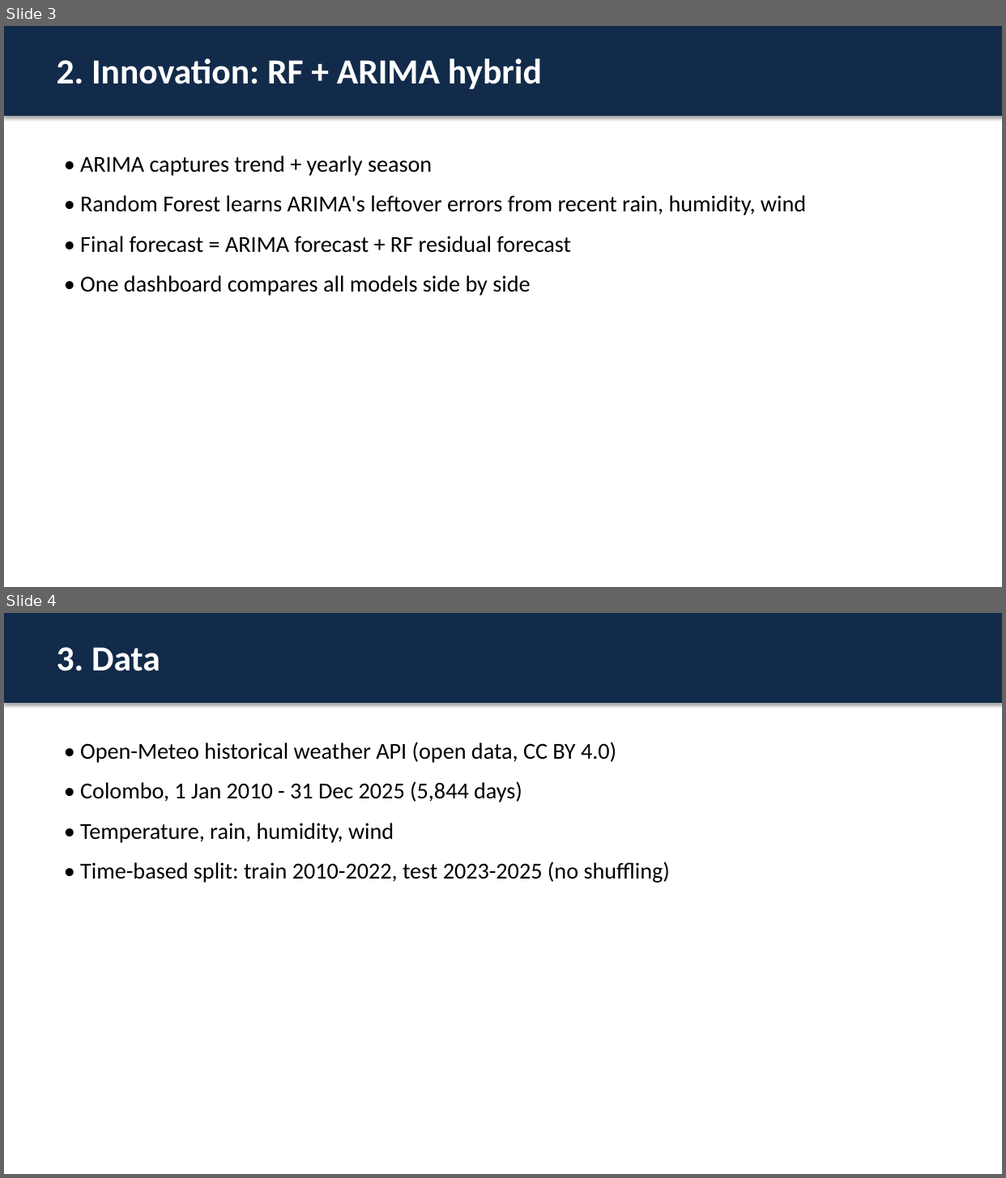
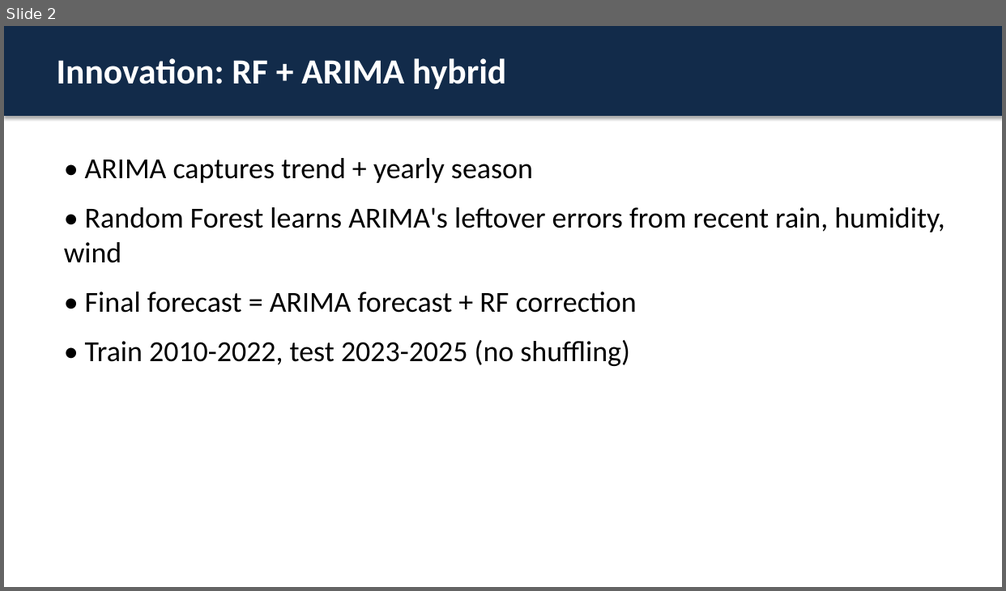
Before and after one commit to Dimashi2002/ensemble-learning-dashboard-lk, a slide deck: slides/Presentation.pptx. Shown one above the other, each under a label of ours: slides 3 and 4 before the commit, slide 2 after it. The pictures are 1006x1178 and 1006x591 pixels, drawn with LibreOffice and Linux fonts; fonts in the diff are those of the drawing. Boxes give left, top, right and bottom in pixels: in the first picture for what was removed or moved away, otherwise in the second. Text is boxed around its words. In the diff, an @@ line names an element or a change of style, - is before the commit and + after.

```diff
--- a/slides/Presentation.pptx
+++ b/slides/Presentation.pptx
@@ slide 4 removed at [4,613,1002,1174], background #FFFFFF @@
@@ rectangle removed at [4,613,1002,703] @@
@@ text removed at [57,647,160,671] @@
-3. Data
@@ text removed at [80,742,670,883] @@
-• Open-Meteo historical weather API (open data, CC BY 4.0)
-• Colombo, 1 Jan 2010 - 31 Dec 2025 (5,844 days)
-• Temperature, rain, humidity, wind
-• Time-based split: train 2010-2022, test 2023-2025 (no shuffling)
@@ what was slide 3 is now slide 2 @@
@@ slide 2 changed as well @@
@@ text at [57,58,506,89]: text changed @@
-2. Innovation: RF + ARIMA hybrid
+Innovation: RF + ARIMA hybrid
@@ text at [64,158,944,263]: size 22 to 28 pt in "• ARIMA captures trend + yearly season", "• Random Forest learns ARIMA's leftover errors ..."; more space between paragraphs @@
@@ text at [85,292,637,366]: text changed; size 22 to 28 pt @@
-• Final forecast = ARIMA forecast + RF residual forecast
-• One dashboard compares all models side by side
+• Final forecast = ARIMA forecast + RF correction
+• Train 2010-2022, test 2023-2025 (no shuffling)
```
Also in this commit, not shown: 4 other slides changed, 2 other slides removed, 2 other files.
